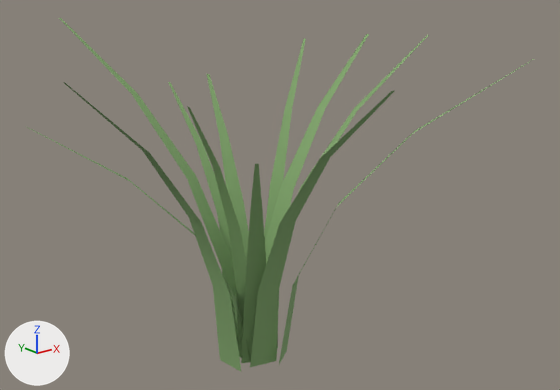
One commit to the glTF model prototype/assets/models/terrain/grass_tuft_4.glb: the scene before it, then after it.
One viewpoint serves both versions: a camera (50 mm lens) standing at (-1.054, -1.42, 0.978) and looking at (0.049, -0.042, 0.427). Every picture has the same lights, and +X, +Y and +Z are marked at lower left. The older version comes first.

Before the edit, the objects in view are built like this:
```python
mat_grass_tuft_4_mat = principled_material('grass_tuft_4_mat')
mat_grass_tuft_4_mat.base_color = (0.22, 0.38, 0.15)  # green #81a66c
mat_grass_tuft_4_mat.roughness = 0.9
me_grass_tuft_4_mesh = bpy.data.meshes.new('grass_tuft_4_mesh')
me_grass_tuft_4_mesh.from_pydata(...)  # 120 vertices, 96 faces; spans x -0.488..0.421, y -0.522..0.555, z 0.0..0.814
me_grass_tuft_4_mesh.materials.append(mat_grass_tuft_4_mat)  # green #81a66c
ob_grass_tuft_4 = bpy.data.objects.new('grass_tuft_4', me_grass_tuft_4_mesh)
ob_grass_tuft_4.location = (0.0, 0.0, 0.0)
```
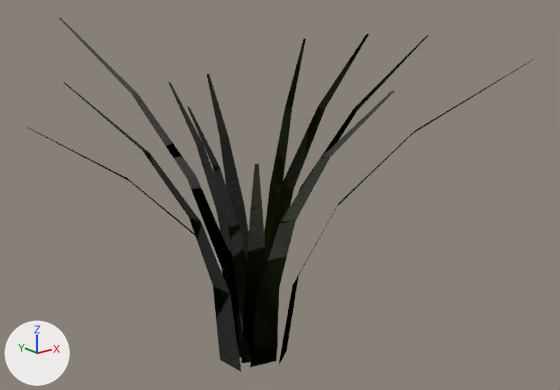
Edits to the bpy script that builds the scene:
```text
Add img_grass_tuft_4_mat_norm:
    img_grass_tuft_4_mat_norm = load_image('grass_tuft_4_mat_norm', '_unpacked/grass_tuft_4_mat_norm', 128, 128, 'Non-Color')
Add img_grass_tuft_4_mat_rough:
    img_grass_tuft_4_mat_rough = load_image('grass_tuft_4_mat_rough', '_unpacked/grass_tuft_4_mat_rough', 128, 128, 'Non-Color')
Add img_grass_tuft_4_mat_albedo:
    img_grass_tuft_4_mat_albedo = load_image('grass_tuft_4_mat_albedo', '_unpacked/grass_tuft_4_mat_albedo', 128, 128, 'sRGB')
Change mat_grass_tuft_4_mat:
    remove # nodes: BsdfPrincipled, OutputMaterial
    remove # colours: green #81a66c
    nodes: BsdfPrincipled, Math, NormalMap, OutputMaterial, SeparateColor, TexImage x3
    uses the picture img_grass_tuft_4_mat_albedo
    uses the picture img_grass_tuft_4_mat_norm
    uses the picture img_grass_tuft_4_mat_rough
Change me_grass_tuft_4_mesh:
    where me_grass_tuft_4_mesh.from_pydata(...)  # 120 vertices, 96 faces; spans x -0.488..0.421, y -0.522..0.555, z 0.0..0.814
    used by ob_grass_tuft_4; location = (0.0, 0.0, 0.0)
    me_grass_tuft_4_mesh part 1: texture (UV) coordinates changed
```

Changed parts and their boxes (x1, y1, x2, y2) in the pictures (560 x 390 px):
'grass_tuft_4', surface changed: (27, 18, 534, 371) in both
